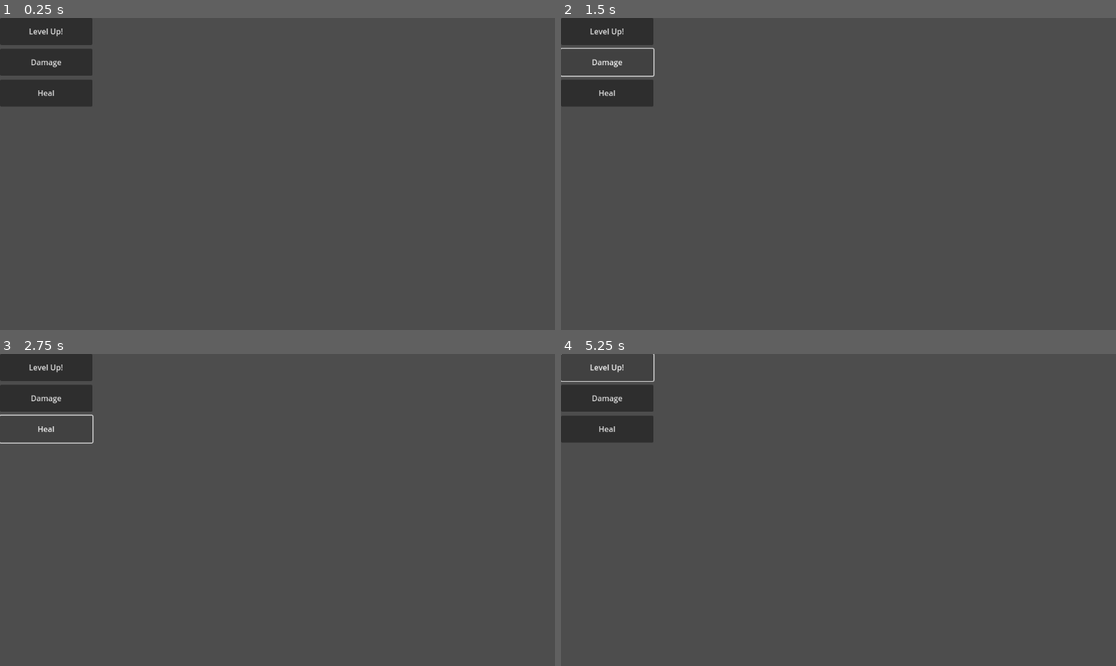
Above: before the commit, frames 1-4 (two rows, left to right).
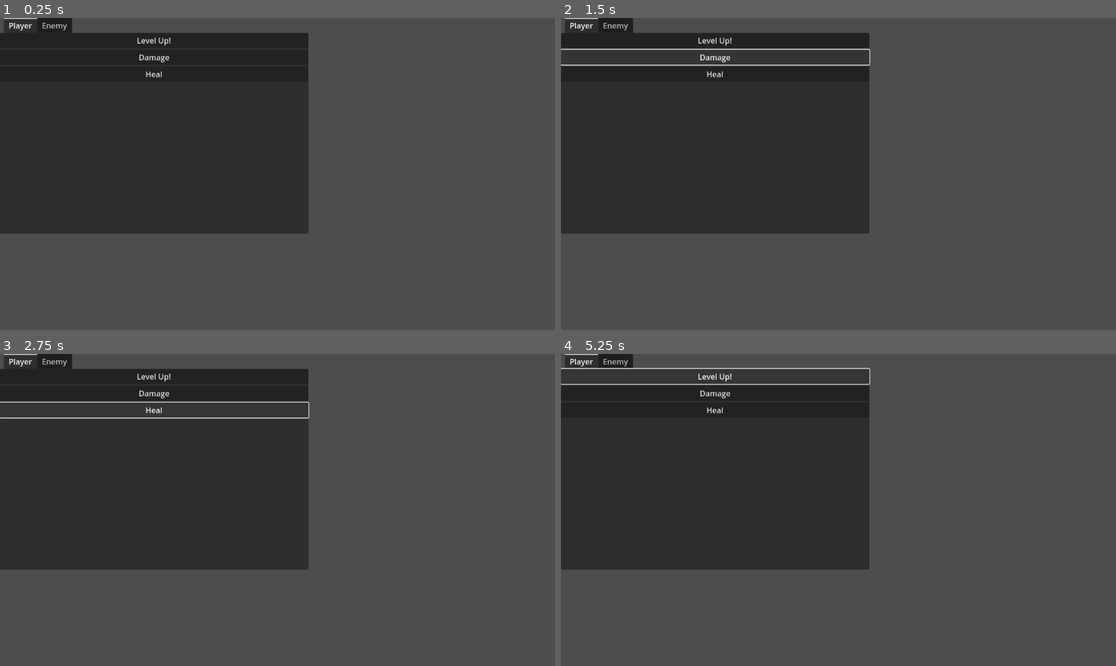
Above: after the commit, the same moments.

Repository: Smileanimations/Big-Buffoon-s-Bozo-Adventure
Game: Godot game, scene res://scenes/FightTest.tscn
The game is run twice, just before and just after one commit, with the same random seed, the same clock (stepped at 60 frames per second) and the same inputs. Before the commit the project starts from res://scenes/Character.tscn.
Inputs:
- Up to frame 1 (0.25 s): no input
- Up to frame 2 (1.5 s): click "Level Up!" at 0.5 s; click "Damage" at 1.25 s
- Up to frame 3 (2.75 s): click "Heal" at 2 s
- Up to frame 4 (5.25 s): click "Level Up!" at 2.75 s; click "Damage" at 3.5 s; click "Heal" at 4.25 s; click "Level Up!" at 5 s

The runs differ from the first frame. In frame 1, 33% of the frame differs, in the area x 0-56%, y 0-70%; in frame 2, 31%; in frame 3, 31%; in frame 4, 31%.

Commit message:
Added support for multiple characters

Diff:
--- a/Most Ambitious shit ive done!/project.godot
+++ b/Most Ambitious shit ive done!/project.godot
@@ -11,7 +11,7 @@
 [application]
 
 config/name="Big Buffoon's Bozo Adventure"
-run/main_scene="res://scenes/Character.tscn"
+run/main_scene="res://scenes/FightTest.tscn"
 config/features=PackedStringArray("4.1", "Forward Plus")
 config/icon="res://icon.svg"
 
--- a/Most Ambitious shit ive done!/scenes/Character.tscn
+++ b/Most Ambitious shit ive done!/scenes/Character.tscn
@@ -4,24 +4,3 @@
 
 [node name="Character" type="Node2D"]
 script = ExtResource("1_jnky3")
-
-[node name="LevelButton" type="Button" parent="."]
-offset_right = 192.0
-offset_bottom = 56.0
-text = "Level Up!"
-
-[node name="DamageButton" type="Button" parent="."]
-offset_top = 64.0
-offset_right = 192.0
-offset_bottom = 120.0
-text = "Damage"
-
-[node name="HealingButton" type="Button" parent="."]
-offset_top = 128.0
-offset_right = 192.0
-offset_bottom = 184.0
-text = "Heal"
-
-[connection signal="pressed" from="LevelButton" to="." method="levelUp"]
-[connection signal="pressed" from="DamageButton" to="." method="applyDamage" binds= [100]]
-[connection signal="pressed" from="HealingButton" to="." method="applyHealing" binds= [100]]
--- /dev/null
+++ b/Most Ambitious shit ive done!/scenes/FightTest.tscn
@@ -0,0 +1,18 @@
+[gd_scene load_steps=3 format=3 uid="uid://c18pag1n4enkm"]
+
+[ext_resource type="Script" path="res://scripts/fightTest.gd" id="1_hq4fu"]
+[ext_resource type="PackedScene" uid="uid://me8wba8dy0qb" path="res://scenes/Character.tscn" id="1_v3fi4"]
+
+[node name="FightTest" type="Node2D"]
+script = ExtResource("1_hq4fu")
+
+[node name="Characters" type="Node" parent="."]
+
+[node name="Player" parent="Characters" instance=ExtResource("1_v3fi4")]
+
+[node name="Enemy" parent="Characters" instance=ExtResource("1_v3fi4")]
+charFaction = "Enemy"
+
+[node name="chartools" type="TabContainer" parent="."]
+offset_right = 640.0
+offset_bottom = 448.0
--- /dev/null
+++ b/Most Ambitious shit ive done!/scenes/toolbox.tscn
@@ -0,0 +1,23 @@
+[gd_scene load_steps=2 format=3 uid="uid://c1s40ms0wu5pp"]
+
+[ext_resource type="Script" path="res://scripts/toolbox.gd" id="1_rcodo"]
+
+[node name="toolbox" type="VBoxContainer"]
+anchors_preset = 15
+anchor_right = 1.0
+anchor_bottom = 1.0
+grow_horizontal = 2
+grow_vertical = 2
+script = ExtResource("1_rcodo")
+
+[node name="LevelButton" type="Button" parent="."]
+layout_mode = 2
+text = "Level Up!"
+
+[node name="DamageButton" type="Button" parent="."]
+layout_mode = 2
+text = "Damage"
+
+[node name="HealingButton" type="Button" parent="."]
+layout_mode = 2
+text = "Heal"
--- a/Most Ambitious shit ive done!/scripts/charformat.gd
+++ b/Most Ambitious shit ive done!/scripts/charformat.gd
@@ -1,3 +1,5 @@
+### Script that handles character information
+
 extends Node
 
 # Base stats for character
@@ -19,6 +21,8 @@
 	"XP" : 0,
 }
 
+# The faction that the character belongs to
+@export_enum ("Player", "Enemy") var charFaction: String = "Player"
 
 # Called when the node enters the scene tree for the first time.
 func _ready():
--- /dev/null
+++ b/Most Ambitious shit ive done!/scripts/fightTest.gd
@@ -0,0 +1,26 @@
+### Script that handles the fighting system
+
+extends Node
+
+@onready var charNode = $Characters
+@onready var toolNode = $chartools
+
+var toolScene = "res://scenes/toolbox.tscn"
+
+var fighters
+
+# Called when the node enters the scene tree for the first time.
+func _ready():
+	fighters = getFighters()
+	makeTools()
+
+
+func getFighters():
+	return charNode.get_children()
+
+
+func makeTools():
+	for fighter in fighters:
+		var tool = load(toolScene).instantiate()
+		toolNode.add_child(tool)
+		tool.startup(fighter)
--- /dev/null
+++ b/Most Ambitious shit ive done!/scripts/toolbox.gd
@@ -0,0 +1,16 @@
+### Script that connects the toolbox to functions present in the character scripts
+
+extends Node
+
+@onready var lvlButton = $LevelButton
+@onready var dmgButton = $DamageButton
+@onready var helButton = $HealingButton
+
+var character
+
+func startup(c):
+	character = c
+	name = character.name
+	lvlButton.pressed.connect(character.levelUp)
+	dmgButton.pressed.connect(character.applyDamage.bind(100))
+	helButton.pressed.connect(character.applyHealing.bind(100))
